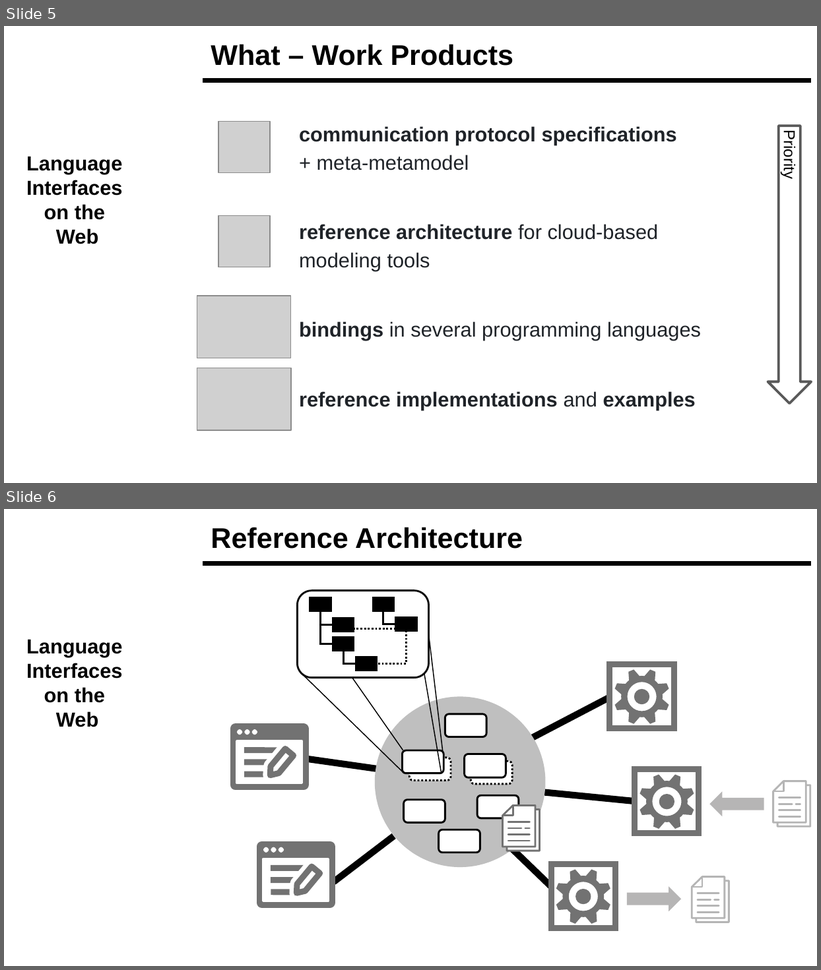
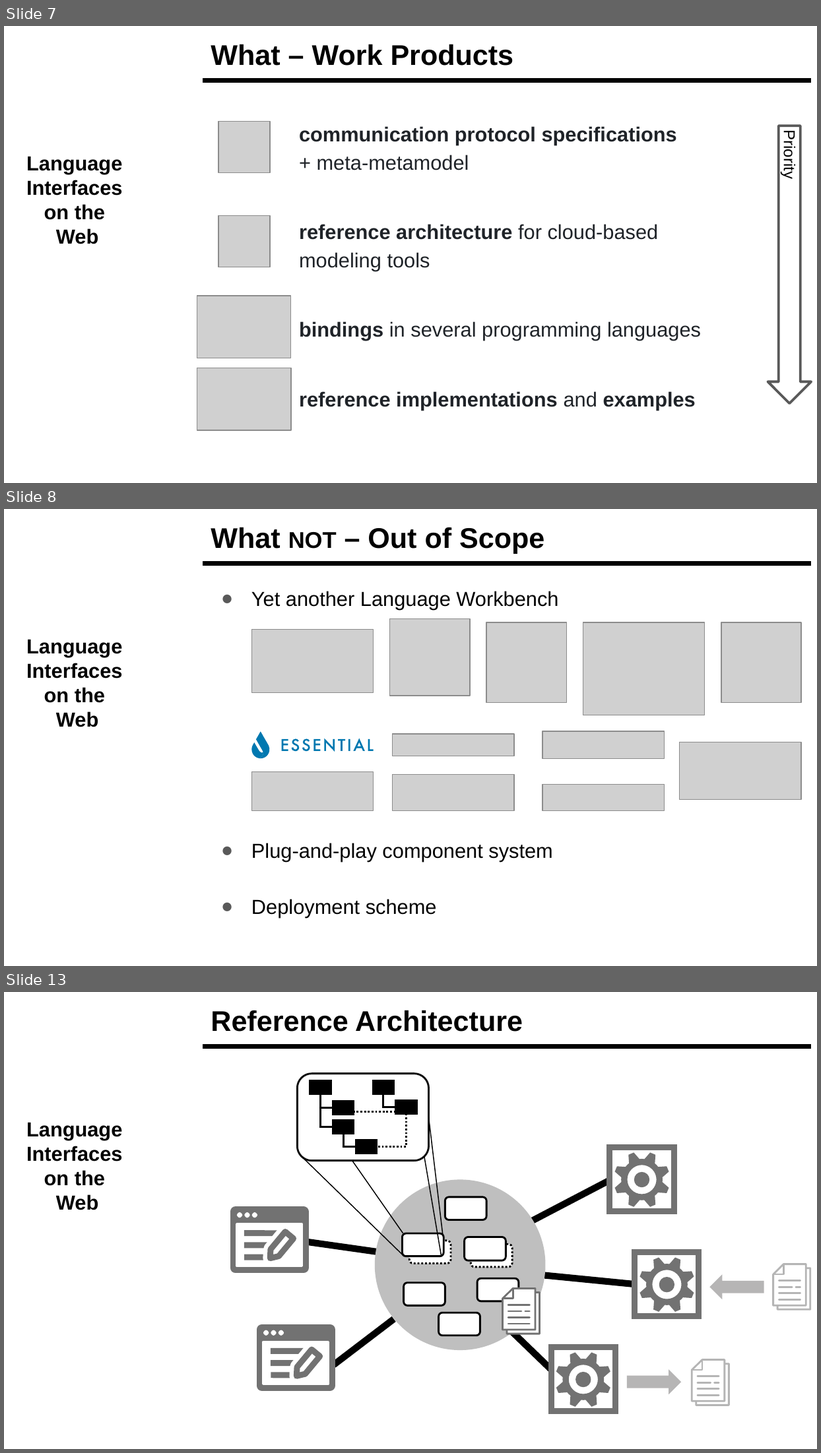
Before and after one commit to LionWeb-io/specification, a slide deck: resources/LangDev Talk.pptx. Shown one above the other, each under a label of ours: slides 5 and 6 before the commit, slides 7, 8 and 13 after it; the slides between them are not shown. The pictures are 821x970 and 821x1453 pixels, drawn with LibreOffice and Linux fonts; fonts in the diff are those of the drawing; grey boxes stand for pictures; background and template pictures are left out. Boxes give left, top, right and bottom in pixels: in the first picture for what was removed or moved away, otherwise in the second. Text is boxed around its words. In the diff, an @@ line names an element or a change of style, - is before the commit and + after.

```diff
--- a/resources/LangDev Talk.pptx
+++ b/resources/LangDev Talk.pptx
@@ slide 8 added at [4,509,817,966], background #FFFFFF; not listed: 2 template elements that a slide beside it also shows @@
@@ title added at [211,527,545,553], 25.2 pt, text #000000, bold @@
+What not – Out of Scope
@@ text added at [252,591,558,918], 18 pt, text #000000 @@
+● Yet another Language Workbench
+● Plug-and-play component system
+● Deployment scheme
@@ group added at [252,619,802,811]: 11 pictures, 3 freeform shapes @@
@@ what was slide 5 is now slide 7 @@
@@ what was slide 6 is now slide 13 @@
```
Also in this commit, not shown: 8 slides changed, 5 other slides added, 2 slides removed.
